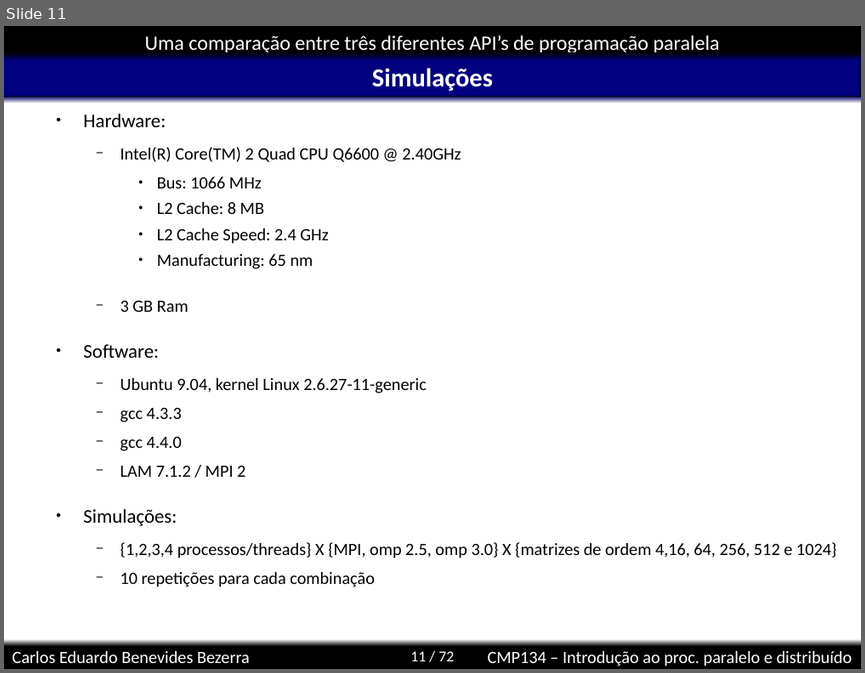
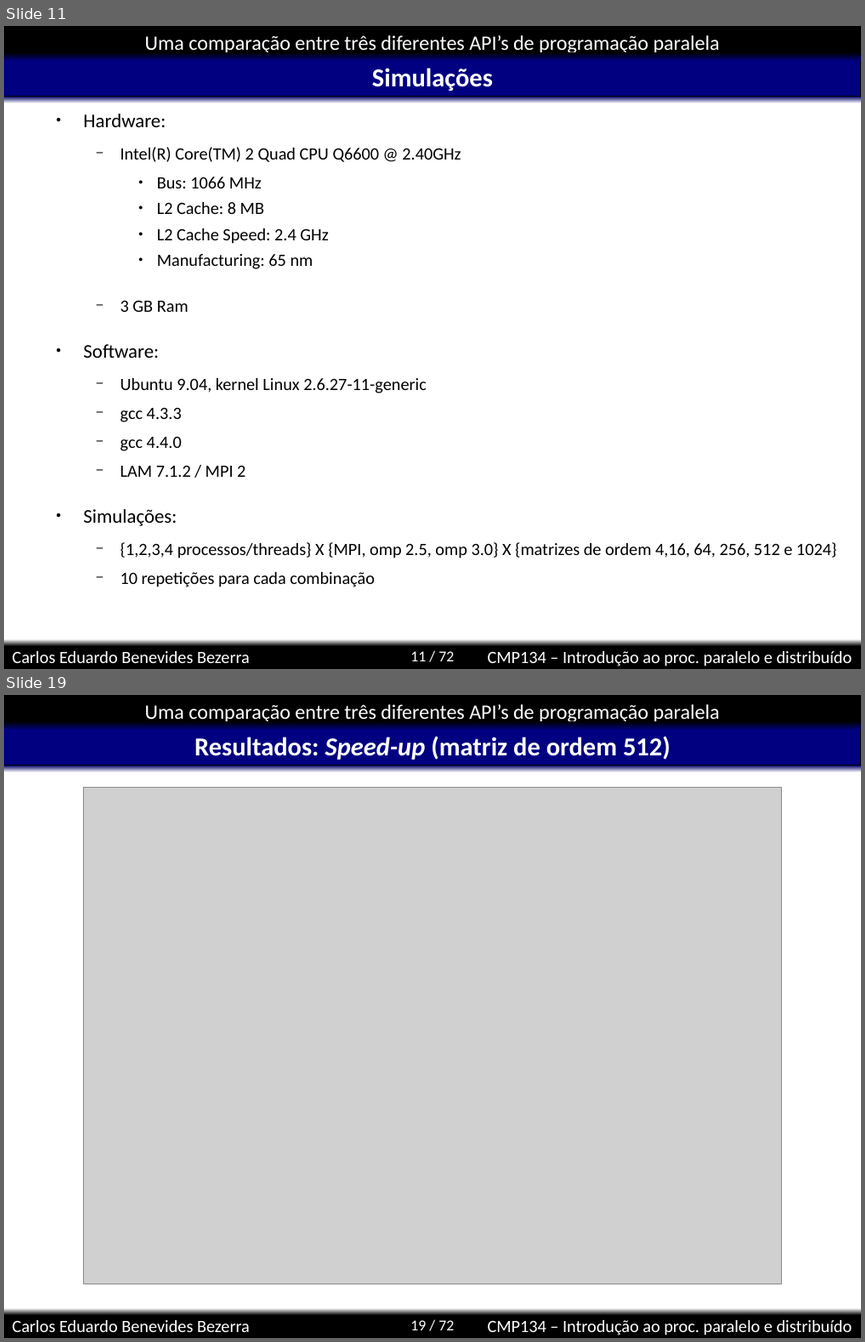
Before and after one commit to kdubezerra/kdubezerra, a slide deck: disciplinas/cmp134/mmat/mmat.ppt. Shown one above the other, each under a label of ours: slide 11 before the commit, slides 11 and 19 after it; the slides between them are not shown. The pictures are 865x673 and 865x1342 pixels, drawn with LibreOffice and Linux fonts; fonts in the diff are those of the drawing; grey boxes stand for pictures; background and template pictures are left out. Boxes give left, top, right and bottom in pixels: in the first picture for what was removed or moved away, otherwise in the second. Text is boxed around its words. In the diff, an @@ line names an element or a change of style, - is before the commit and + after.

```diff
--- a/disciplinas/cmp134/mmat/mmat.ppt
+++ b/disciplinas/cmp134/mmat/mmat.ppt
@@ slide 19 added at [4, 695, 861, 1338], background #FFFFFF; not listed: 8 template elements that a slide beside it also shows @@
@@ title added at [194, 736, 670, 760], 24 pt, text #FFFFFF, bold @@
+Resultados: Speed-up (matriz de ordem 512)
@@ picture added at [83, 788, 782, 1284] @@
```
Also in this commit, not shown: 9 other slides added, 1 slide removed.
